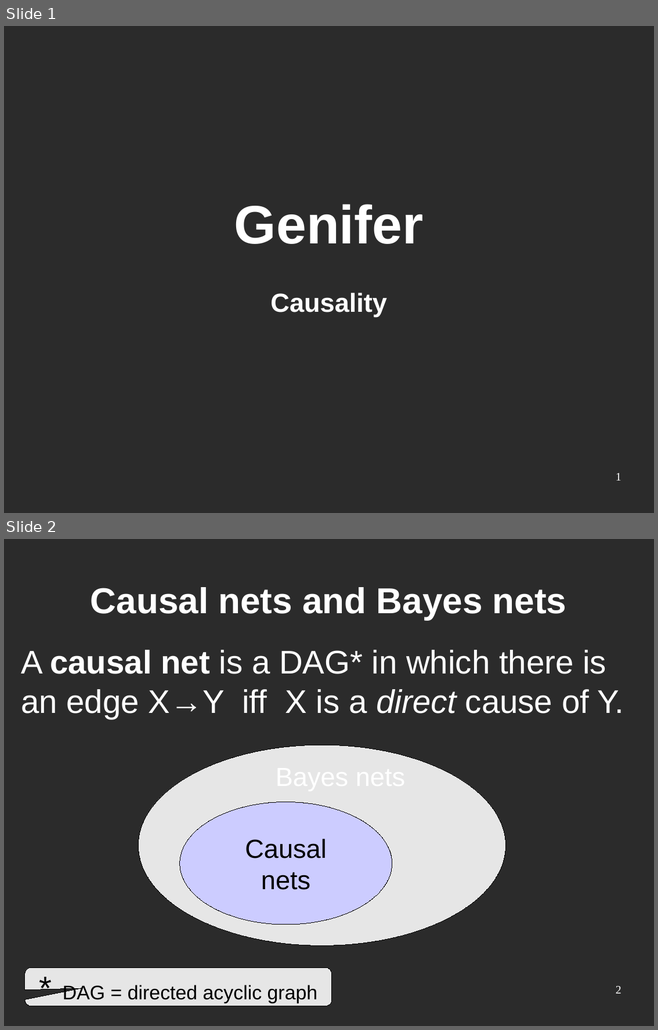
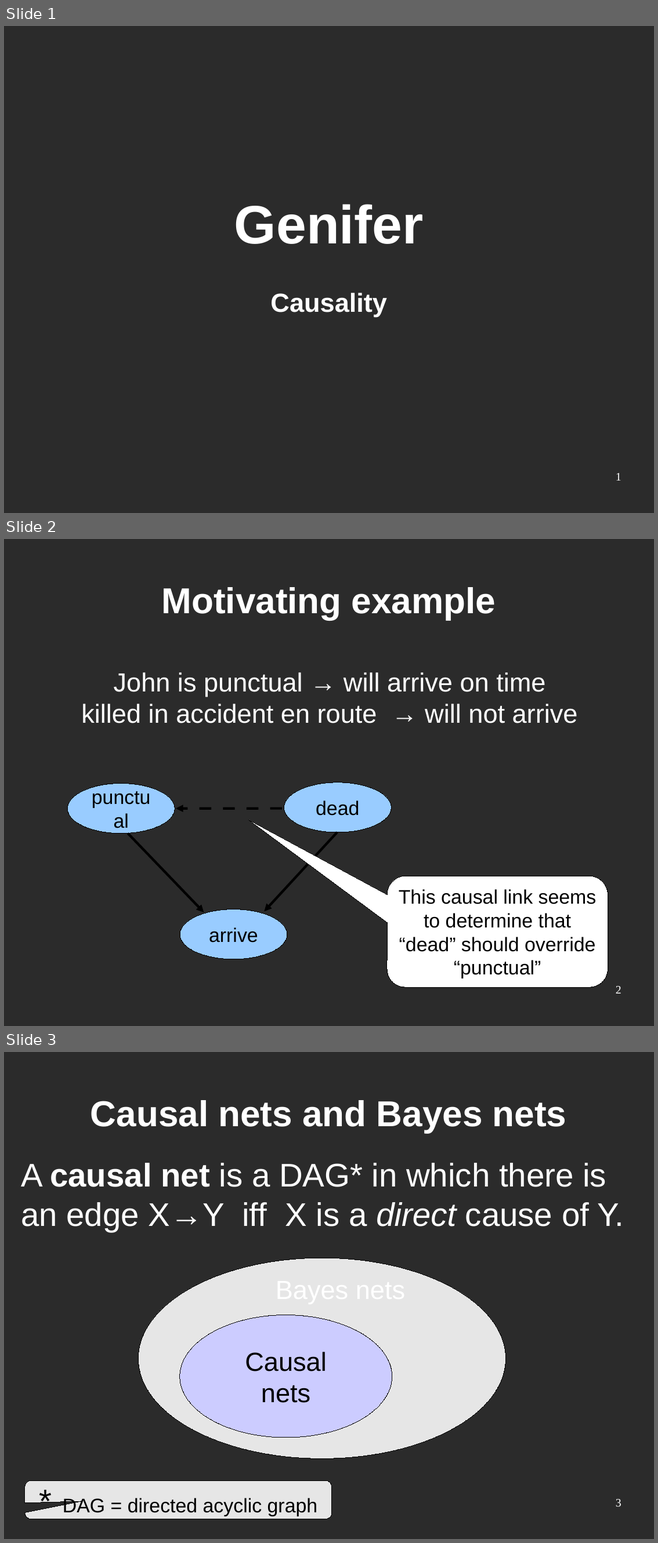
Before and after one commit to srvarey/genifer, a slide deck: slides/Genifer - causality.odp. Shown one above the other, each under a label of ours: slides 1 and 2 before the commit, slides 1, 2 and 3 after it. The pictures are 658x1030 and 658x1543 pixels, drawn with LibreOffice and Linux fonts; fonts in the diff are those of the drawing; background and template pictures are left out; a plain dark background stands for a picture behind light text. Boxes give left, top, right and bottom in pixels: in the first picture for what was removed or moved away, otherwise in the second. Text is boxed around its words. In the diff, an @@ line names an element or a change of style, - is before the commit and + after.

```diff
--- a/slides/Genifer - causality.odp
+++ b/slides/Genifer - causality.odp
@@ slide 2 added at <box>4,539,654,1026</box>, background picture (left out) @@
@@ title added at <box>162,587,495,620</box>, 44 pt, text #FFFFFF, bold @@
+Motivating example
@@ subtitle added at <box>81,672,578,723</box>, 32 pt, text #FFFFFF @@
+John is punctual → will arrive on time
+killed in accident en route → will not arrive
@@ ellipse added at <box>68,784,175,834</box>, fill #99CCFF, outline #000000 0 pt, 24 pt, text #000000 @@
+punctual
@@ ellipse added at <box>284,783,391,832</box>, fill #99CCFF, outline #000000 0 pt, 24 pt, text #000000 @@
+dead
@@ arrow added from (282, 808) to (176, 808), #000000 3 pt @@
@@ arrow added from (128, 834) to (204, 913), #000000 3 pt @@
@@ arrow added from (337, 832) to (264, 911), #000000 3 pt @@
@@ rounded speech box added at <box>387,876,608,987</box>, fill #FFFFFF, outline #000000 0 pt, 24 pt, text #000000 @@
+This causal link seems
+to determine that
+“dead” should override
+“punctual”
@@ ellipse added at <box>180,910,287,960</box>, fill #99CCFF, outline #000000 0 pt, 24 pt, text #000000 @@
+arrive
@@ page number added at <box>615,986,621,994</box>, 14 pt, text #FFFFFF @@
+2
@@ what was slide 2 is now slide 3 @@
@@ page number at <box>615,1499,621,1507</box>: text changed @@
-2
+3
```
Also in this commit, not shown: 3 slides changed, 8 other files.
